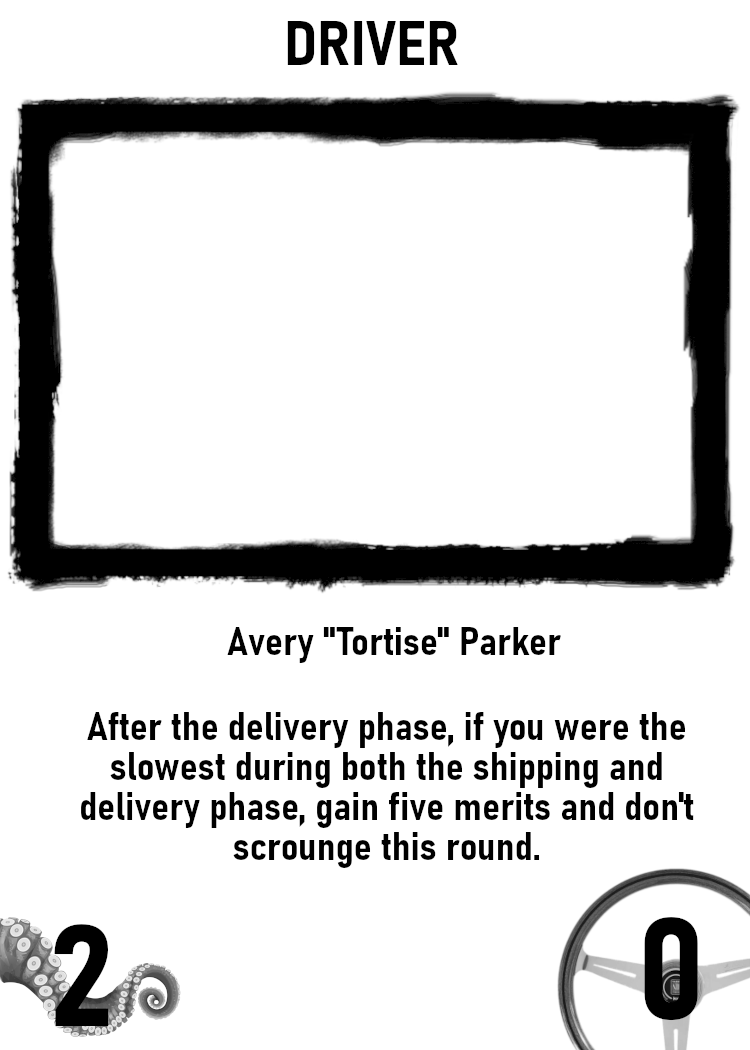
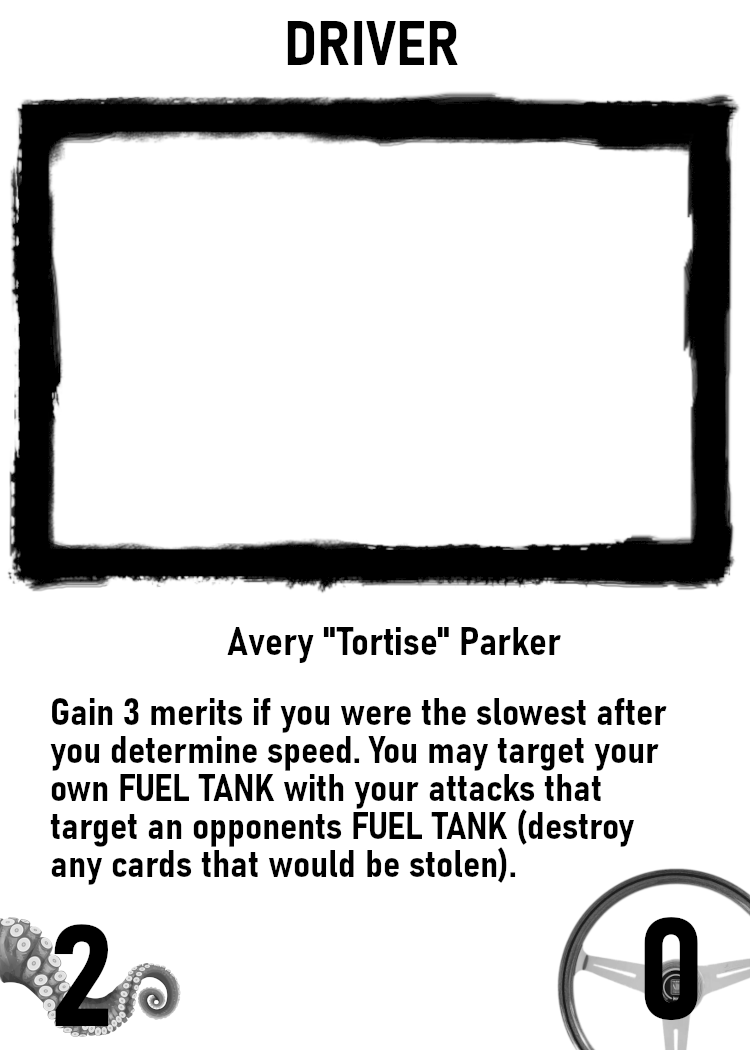
Layers edited between the first and the second 750 x 1050 image:
painted on "Background" over [50, 698, 694, 885]
